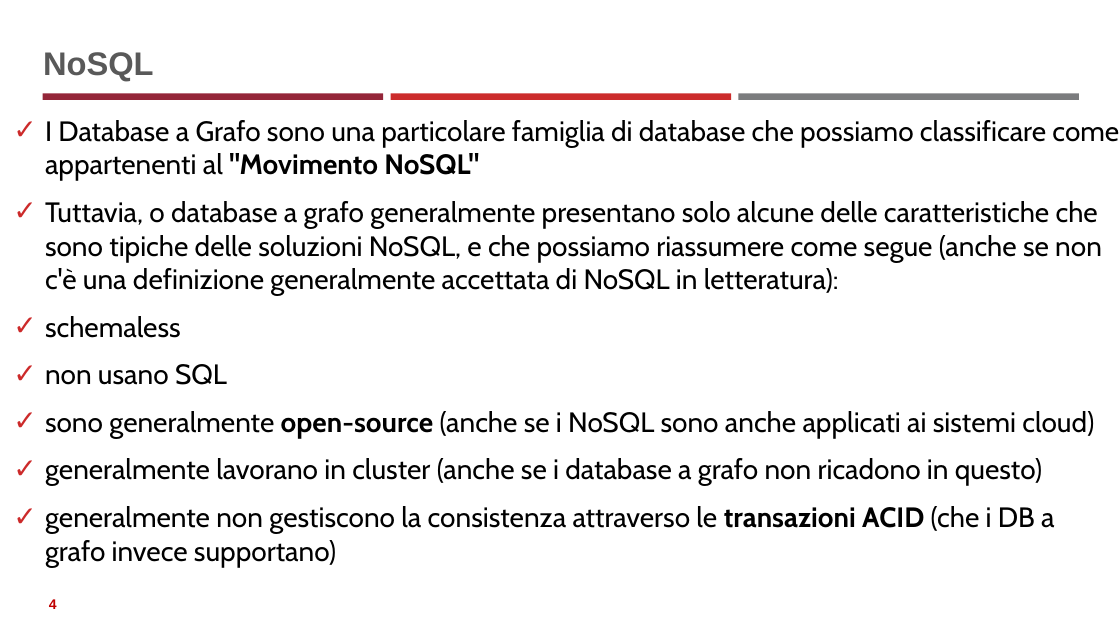
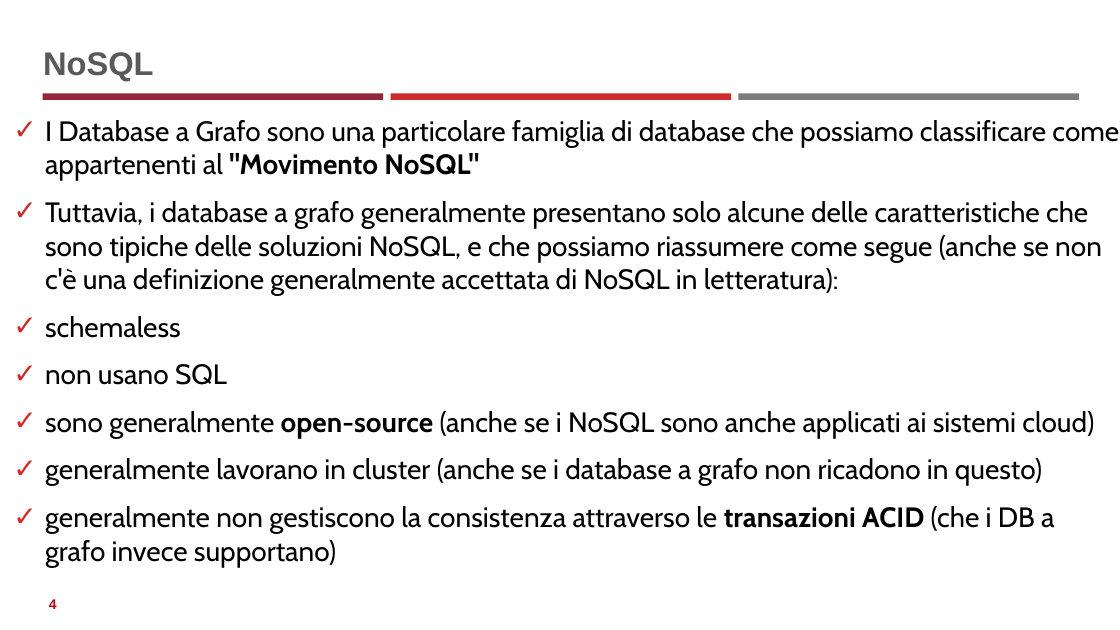
Before and after one commit to neural1977/data_science_interview_material, a slide deck: slide 4 of AggregateDB_ita.pptx. Drawn at 1120x630 pixels with LibreOffice and Linux fonts; fonts in the diff are those of the drawing. Boxes give left, top, right and bottom in pixels: in the first picture for what was removed or moved away, otherwise in the second. Text is boxed around its words. In the diff, an @@ line names an element or a change of style, - is before the commit and + after.

```diff
--- a/AggregateDB_ita.pptx
+++ b/AggregateDB_ita.pptx
@@ text at bbox=[45, 201, 1102, 296]: text changed @@
-✓ Tuttavia, o database a grafo generalmente presentano solo alcune delle caratteristiche che sono tipiche delle soluzioni NoSQL, e che possiamo riassumere come segue (anche se non c'è una definizione generalmente accettata di NoSQL in letteratura):
+✓ Tuttavia, i database a grafo generalmente presentano solo alcune delle caratteristiche che sono tipiche delle soluzioni NoSQL, e che possiamo riassumere come segue (anche se non c'è una definizione generalmente accettata di NoSQL in letteratura):
```
Also in this commit, not shown: 6 other slides changed, 9 other files.
